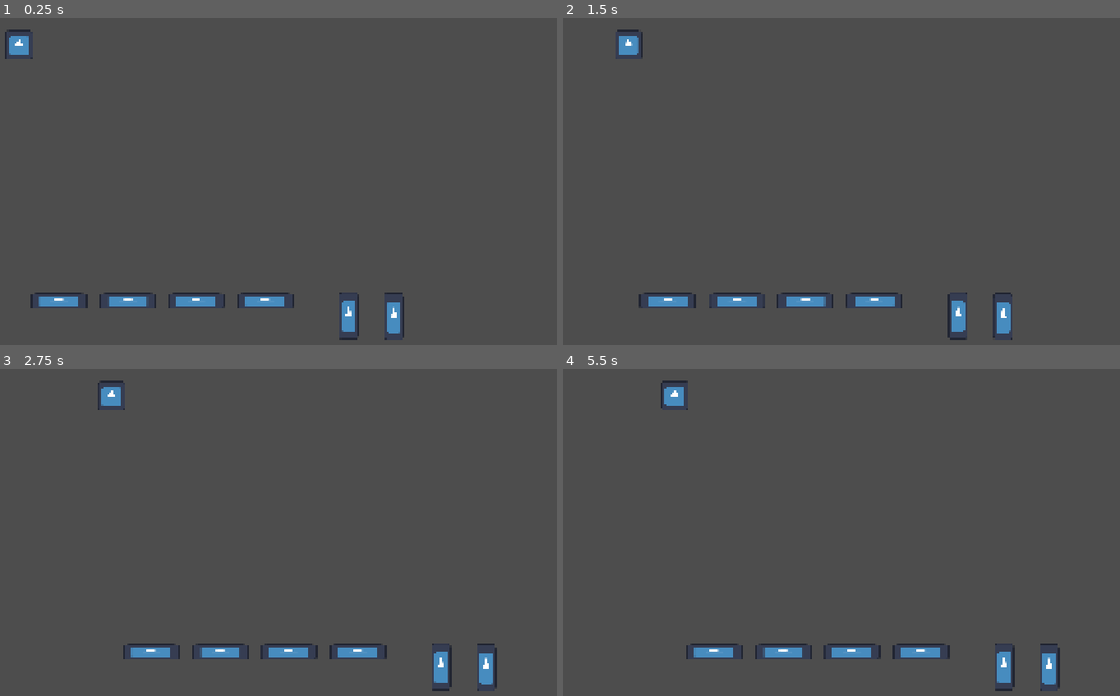
Above: before the commit, frames 1-4 (two rows, left to right).
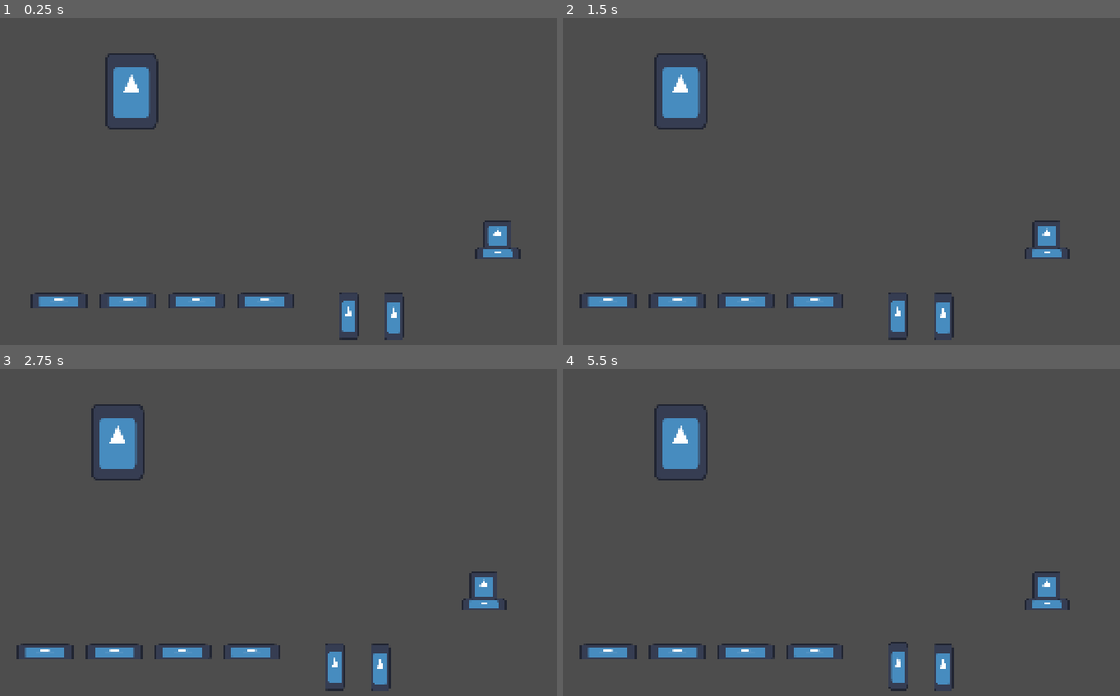
Above: after the commit, the same moments.

Repository: witenson-cmyk/cyBar-tender
Game: Godot game, scene res://node_2d.tscn
The game is run twice, just before and just after one commit, with the same random seed, the same clock (stepped at 60 frames per second) and the same inputs. The engine's default icon, where the game draws it, is replaced by a stand-in: a white triangle on a blue panel in a dark square.
Inputs (mouse positions are in pixels of both pictures, inside the frame that each line leads up to):
- Up to frame 1 (0.25 s): no input
- Up to frame 2 (1.5 s): click "fdafdsafdsafdsa" at 0.5 s; click (897, 315) at 1.27 s
- Up to frame 3 (2.75 s): click "fdafdsafdsafdsa" at 2 s
- Up to frame 4 (5.5 s): click (897, 666) at 2.77 s; click "fdafdsafdsafdsa" at 3.5 s; click (897, 666) at 4.27 s; tap Enter at 5 s; move the mouse to (975, 535) at 5.02 s

The runs differ from the first frame. In frame 1, 2.0% of the frame differs, in the area x 0-94%, y 3-74%; in frame 2, 4.2%; in frame 3, 5.0%, in the area x 2-92%, y 3-99%; in frame 4, 5.0%.

Commit message:
can creat new glasses and delete them

Diff:
--- /dev/null
+++ b/drawer.gd
@@ -0,0 +1,17 @@
+extends Area2D
+var instance
+
+# Called when the node enters the scene tree for the first time.
+func _ready() -> void:
+	instance = preload("res://glass.tscn")
+
+
+# Called every frame. 'delta' is the elapsed time since the previous frame.
+func _process(delta: float) -> void:
+	if get_meta("place")==true:
+		var newCup=instance.instantiate()
+		newCup.lastok=get_node(".").position
+		newCup.lastPlace=get_node(".")
+		newCup.position=position
+		get_tree().current_scene.add_child(newCup)
+		set_meta("place",false)
--- a/gameManager.gd
+++ b/gameManager.gd
@@ -10,18 +10,21 @@
 
 # Called every frame. 'delta' is the elapsed time since the previous frame.
 func _process(delta: float) -> void:
+
+	#camera movement
+
 	var mousePos=get_viewport().get_mouse_position().x
-	mousePos=clamp(mousePos,0,1970)
+	mousePos=clamp(mousePos,0,1920)
 	if mousePos<450:
 		if mousePos>1:
 			mov=450/mousePos
 		mov=clamp(mov,3,25)
 		camera.position.x-=mov
 	if mousePos>1470:
-		if mousePos>1:
+		if mousePos<1920:
 			mov=450/(1920-mousePos)
 		else:
 			mov=mov
 		mov=clamp(mov,3,25)
 		camera.position.x+=mov
-	camera.position.x=clamp(camera.position.x,-2000,2000)
+	camera.position.x=clamp(camera.position.x,-1000,1000)
--- /dev/null
+++ b/glass.tscn
@@ -0,0 +1,40 @@
+[gd_scene format=3 uid="uid://dihuyjkk3c7xl"]
+
+[ext_resource type="Script" uid="uid://niupk8jqks5a" path="res://object.gd" id="1_ykn3o"]
+[ext_resource type="Texture2D" uid="uid://dny8qq63v8p6l" path="res://icon.svg" id="2_b8qbv"]
+
+[sub_resource type="RectangleShape2D" id="RectangleShape2D_3n2aa"]
+size = Vector2(82.5, 88.5)
+
+[node name="glass" type="Area2D" unique_id=330674391]
+z_index = 1
+script = ExtResource("1_ykn3o")
+metadata/drink = true
+
+[node name="CollisionShape2D" type="CollisionShape2D" parent="." unique_id=2073138404]
+z_index = 1
+shape = SubResource("RectangleShape2D_3n2aa")
+
+[node name="Sprite2D" type="Sprite2D" parent="CollisionShape2D" unique_id=747515525]
+z_index = 1
+scale = Vector2(0.6357421, 0.67089844)
+texture = ExtResource("2_b8qbv")
+
+[node name="Button" type="Button" parent="CollisionShape2D/Sprite2D" unique_id=344818704]
+self_modulate = Color(1.6197081, 1.6197081, 1.6197081, 0)
+z_index = 1
+anchors_preset = -1
+anchor_right = 1.039
+anchor_bottom = 1.0
+offset_left = -68.0
+offset_top = -68.0
+offset_right = -63.992004
+offset_bottom = -60.0
+grow_horizontal = 2
+grow_vertical = 2
+action_mode = 0
+text = "fdafdsafdsafdsa"
+metadata/_edit_use_anchors_ = true
+
+[connection signal="button_down" from="CollisionShape2D/Sprite2D/Button" to="." method="_on_button_button_down"]
+[connection signal="button_up" from="CollisionShape2D/Sprite2D/Button" to="." method="_on_button_button_up"]
--- a/node_2d.tscn
+++ b/node_2d.tscn
@@ -1,12 +1,9 @@
 [gd_scene format=3 uid="uid://da20ueryll755"]
 
-[ext_resource type="Script" uid="uid://niupk8jqks5a" path="res://object.gd" id="1_0e48y"]
 [ext_resource type="Script" uid="uid://ben7ipj4cu25a" path="res://gameManager.gd" id="1_0hol4"]
 [ext_resource type="Texture2D" uid="uid://dny8qq63v8p6l" path="res://icon.svg" id="1_wtcfe"]
 [ext_resource type="Script" uid="uid://bqb10su8238hf" path="res://liquid.gd" id="3_epypp"]
-
-[sub_resource type="RectangleShape2D" id="RectangleShape2D_3n2aa"]
-size = Vector2(82.5, 88.5)
+[ext_resource type="Script" uid="uid://byimbx3sgyx57" path="res://drawer.gd" id="5_q6r6c"]
 
 [sub_resource type="RectangleShape2D" id="RectangleShape2D_rp3bj"]
 size = Vector2(189, 202.75)
@@ -15,40 +12,15 @@
 radius = 34.0
 height = 166.0
 
+[sub_resource type="RectangleShape2D" id="RectangleShape2D_iobs2"]
+size = Vector2(106, 108)
+
+[sub_resource type="RectangleShape2D" id="RectangleShape2D_l6vob"]
+size = Vector2(160, 233)
+
 [node name="Node2D" type="Node2D" unique_id=2027772063]
 script = ExtResource("1_0hol4")
 
-[node name="object" type="Area2D" parent="." unique_id=729439785]
-z_index = 1
-position = Vector2(231, 80)
-script = ExtResource("1_0e48y")
-metadata/drink = true
-
-[node name="CollisionShape2D" type="CollisionShape2D" parent="object" unique_id=13563054]
-z_index = 1
-shape = SubResource("RectangleShape2D_3n2aa")
-
-[node name="Sprite2D" type="Sprite2D" parent="object/CollisionShape2D" unique_id=542284383]
-z_index = 1
-scale = Vector2(0.6357421, 0.67089844)
-texture = ExtResource("1_wtcfe")
-
-[node name="Button" type="Button" parent="object/CollisionShape2D/Sprite2D" unique_id=450019686]
-self_modulate = Color(1.6197081, 1.6197081, 1.6197081, 0)
-z_index = 1
-anchors_preset = -1
-anchor_right = 1.039
-anchor_bottom = 1.0
-offset_left = -68.0
-offset_top = -68.0
-offset_right = -63.992004
-offset_bottom = -60.0
-grow_horizontal = 2
-grow_vertical = 2
-action_mode = 0
-text = "fdafdsafdsafdsa"
-metadata/_edit_use_anchors_ = true
-
 [node name="place" type="Area2D" parent="." unique_id=206422528]
 position = Vector2(747, 767)
 metadata/place = true
@@ -61,74 +33,74 @@
 scale = Vector2(1.296875, 0.3515625)
 texture = ExtResource("1_wtcfe")
 
-[node name="place" type="Area2D" parent="place" unique_id=211766824]
-position = Vector2(-401, 0)
-metadata/place = true
-
-[node name="CollisionShape2D" type="CollisionShape2D" parent="place/place" unique_id=1145606762]
-shape = SubResource("RectangleShape2D_rp3bj")
-
-[node name="Sprite2D" type="Sprite2D" parent="place/place/CollisionShape2D" unique_id=1859957767]
-position = Vector2(0.9999999, 62.249992)
-scale = Vector2(1.296875, 0.3515625)
-texture = ExtResource("1_wtcfe")
-
-[node name="place2" type="Area2D" parent="place" unique_id=331055570]
-position = Vector2(-199, 0)
-metadata/place = true
-
-[node name="CollisionShape2D" type="CollisionShape2D" parent="place/place2" unique_id=1769195859]
-shape = SubResource("RectangleShape2D_rp3bj")
-
-[node name="Sprite2D" type="Sprite2D" parent="place/place2/CollisionShape2D" unique_id=761702368]
-position = Vector2(0.9999999, 62.249992)
-scale = Vector2(1.296875, 0.3515625)
-texture = ExtResource("1_wtcfe")
-
-[node name="place3" type="Area2D" parent="place" unique_id=784477678]
-position = Vector2(-1713, -6)
-metadata/place = true
-
-[node name="CollisionShape2D" type="CollisionShape2D" parent="place/place3" unique_id=340371987]
-shape = SubResource("RectangleShape2D_rp3bj")
-
-[node name="Sprite2D" type="Sprite2D" parent="place/place3/CollisionShape2D" unique_id=1734400848]
-position = Vector2(0.9999999, 62.249992)
-scale = Vector2(1.296875, 0.3515625)
-texture = ExtResource("1_wtcfe")
-
-[node name="place" type="Area2D" parent="place/place3" unique_id=1174432663]
-position = Vector2(-401, 0)
-metadata/place = true
-
-[node name="CollisionShape2D" type="CollisionShape2D" parent="place/place3/place" unique_id=1886184830]
-shape = SubResource("RectangleShape2D_rp3bj")
-
-[node name="Sprite2D" type="Sprite2D" parent="place/place3/place/CollisionShape2D" unique_id=614368061]
-position = Vector2(0.9999999, 62.249992)
-scale = Vector2(1.296875, 0.3515625)
-texture = ExtResource("1_wtcfe")
-
-[node name="place2" type="Area2D" parent="place/place3" unique_id=1466856314]
-position = Vector2(-199, 0)
-metadata/place = true
-
-[node name="CollisionShape2D" type="CollisionShape2D" parent="place/place3/place2" unique_id=1429198307]
-shape = SubResource("RectangleShape2D_rp3bj")
-
-[node name="Sprite2D" type="Sprite2D" parent="place/place3/place2/CollisionShape2D" unique_id=467349097]
-position = Vector2(0.9999999, 62.249992)
-scale = Vector2(1.296875, 0.3515625)
-texture = ExtResource("1_wtcfe")
-
-[node name="place4" type="Area2D" parent="place" unique_id=1293856585]
-position = Vector2(-1511, -6)
-metadata/place = true
-
-[node name="CollisionShape2D" type="CollisionShape2D" parent="place/place4" unique_id=1726465149]
-shape = SubResource("RectangleShape2D_rp3bj")
-
-[node name="Sprite2D" type="Sprite2D" parent="place/place4/CollisionShape2D" unique_id=1865423651]
+[node name="place8" type="Area2D" parent="." unique_id=211766824]
+position = Vector2(346, 767)
+metadata/place = true
+
+[node name="CollisionShape2D" type="CollisionShape2D" parent="place8" unique_id=1145606762]
+shape = SubResource("RectangleShape2D_rp3bj")
+
+[node name="Sprite2D" type="Sprite2D" parent="place8/CollisionShape2D" unique_id=1859957767]
+position = Vector2(0.9999999, 62.249992)
+scale = Vector2(1.296875, 0.3515625)
+texture = ExtResource("1_wtcfe")
+
+[node name="place7" type="Area2D" parent="." unique_id=331055570]
+position = Vector2(548, 767)
+metadata/place = true
+
+[node name="CollisionShape2D" type="CollisionShape2D" parent="place7" unique_id=1769195859]
+shape = SubResource("RectangleShape2D_rp3bj")
+
+[node name="Sprite2D" type="Sprite2D" parent="place7/CollisionShape2D" unique_id=761702368]
+position = Vector2(0.9999999, 62.249992)
+scale = Vector2(1.296875, 0.3515625)
+texture = ExtResource("1_wtcfe")
+
+[node name="place3" type="Area2D" parent="." unique_id=784477678]
+position = Vector2(-966, 761)
+metadata/place = true
+
+[node name="CollisionShape2D" type="CollisionShape2D" parent="place3" unique_id=340371987]
+shape = SubResource("RectangleShape2D_rp3bj")
+
+[node name="Sprite2D" type="Sprite2D" parent="place3/CollisionShape2D" unique_id=1734400848]
+position = Vector2(0.9999999, 62.249992)
+scale = Vector2(1.296875, 0.3515625)
+texture = ExtResource("1_wtcfe")
+
+[node name="place6" type="Area2D" parent="." unique_id=1466856314]
+position = Vector2(-1165, 761)
+metadata/place = true
+
+[node name="CollisionShape2D" type="CollisionShape2D" parent="place6" unique_id=1429198307]
+shape = SubResource("RectangleShape2D_rp3bj")
+
+[node name="Sprite2D" type="Sprite2D" parent="place6/CollisionShape2D" unique_id=467349097]
+position = Vector2(0.9999999, 62.249992)
+scale = Vector2(1.296875, 0.3515625)
+texture = ExtResource("1_wtcfe")
+
+[node name="place5" type="Area2D" parent="." unique_id=1174432663]
+position = Vector2(-1367, 761)
+metadata/place = true
+
+[node name="CollisionShape2D" type="CollisionShape2D" parent="place5" unique_id=1886184830]
+shape = SubResource("RectangleShape2D_rp3bj")
+
+[node name="Sprite2D" type="Sprite2D" parent="place5/CollisionShape2D" unique_id=614368061]
+position = Vector2(0.9999999, 62.249992)
+scale = Vector2(1.296875, 0.3515625)
+texture = ExtResource("1_wtcfe")
+
+[node name="place4" type="Area2D" parent="." unique_id=1293856585]
+position = Vector2(-764, 761)
+metadata/place = true
+
+[node name="CollisionShape2D" type="CollisionShape2D" parent="place4" unique_id=1726465149]
+shape = SubResource("RectangleShape2D_rp3bj")
+
+[node name="Sprite2D" type="Sprite2D" parent="place4/CollisionShape2D" unique_id=1865423651]
 position = Vector2(0.9999999, 62.249992)
 scale = Vector2(1.296875, 0.3515625)
 texture = ExtResource("1_wtcfe")
@@ -212,8 +184,30 @@
 limit_right = 2239
 limit_bottom = 10000532
 
-[connection signal="button_down" from="object/CollisionShape2D/Sprite2D/Button" to="object" method="_on_button_button_down"]
-[connection signal="button_up" from="object/CollisionShape2D/Sprite2D/Button" to="object" method="_on_button_button_up"]
+[node name="drawer" type="Area2D" parent="." unique_id=1624584086]
+position = Vector2(1629, 636)
+script = ExtResource("5_q6r6c")
+metadata/place = true
+
+[node name="CollisionShape2D" type="CollisionShape2D" parent="drawer" unique_id=522345027]
+shape = SubResource("RectangleShape2D_iobs2")
+
+[node name="Sprite2D" type="Sprite2D" parent="drawer/CollisionShape2D" unique_id=321351379]
+position = Vector2(0, 55)
+scale = Vector2(1, 0.2734375)
+texture = ExtResource("1_wtcfe")
+
+[node name="trash" type="Area2D" parent="." unique_id=1845215834]
+position = Vector2(559, 215)
+metadata/trash = true
+
+[node name="CollisionShape2D" type="CollisionShape2D" parent="trash" unique_id=1187842582]
+shape = SubResource("RectangleShape2D_l6vob")
+
+[node name="Sprite2D" type="Sprite2D" parent="trash/CollisionShape2D" unique_id=1221776297]
+scale = Vector2(1.203125, 1.765625)
+texture = ExtResource("1_wtcfe")
+
 [connection signal="button_down" from="liquid/CollisionShape2D/Sprite2D/Button" to="liquid" method="_on_button_button_down"]
 [connection signal="button_up" from="liquid/CollisionShape2D/Sprite2D/Button" to="liquid" method="_on_button_button_up"]
 [connection signal="button_down" from="liquid2/CollisionShape2D/Sprite2D/Button" to="liquid2" method="_on_button_button_down"]
--- a/object.gd
+++ b/object.gd
@@ -2,8 +2,10 @@
 
 var dragging = false
 var off = Vector2(0,0)
-var lastok=global_position
+var lastok= Vector2(0,0)
 var added=[]
+var lastPlace
+
 # Called when the node enters the scene tree for the first time.
 func _ready() -> void:
 	pass # Replace with function body.
@@ -29,3 +31,10 @@
 		for thing in placed:
 			if thing.get_meta("place")==true:
 				lastok=thing.global_position
+				thing.set_meta("place",false)
+				if(lastPlace!=null):
+					lastPlace.set_meta("place",true)
+				lastPlace=thing
+			elif thing.get_meta("trash")==true:
+				lastPlace.set_meta("place",true)
+				queue_free()
--- a/project.godot
+++ b/project.godot
@@ -19,6 +19,7 @@
 
 window/size/viewport_width=1920
 window/size/viewport_height=1080
+window/size/mode=2
 window/stretch/mode="canvas_items"
 window/stretch/aspect="expand"
 
Not shown, added: drawer.gd.uid
